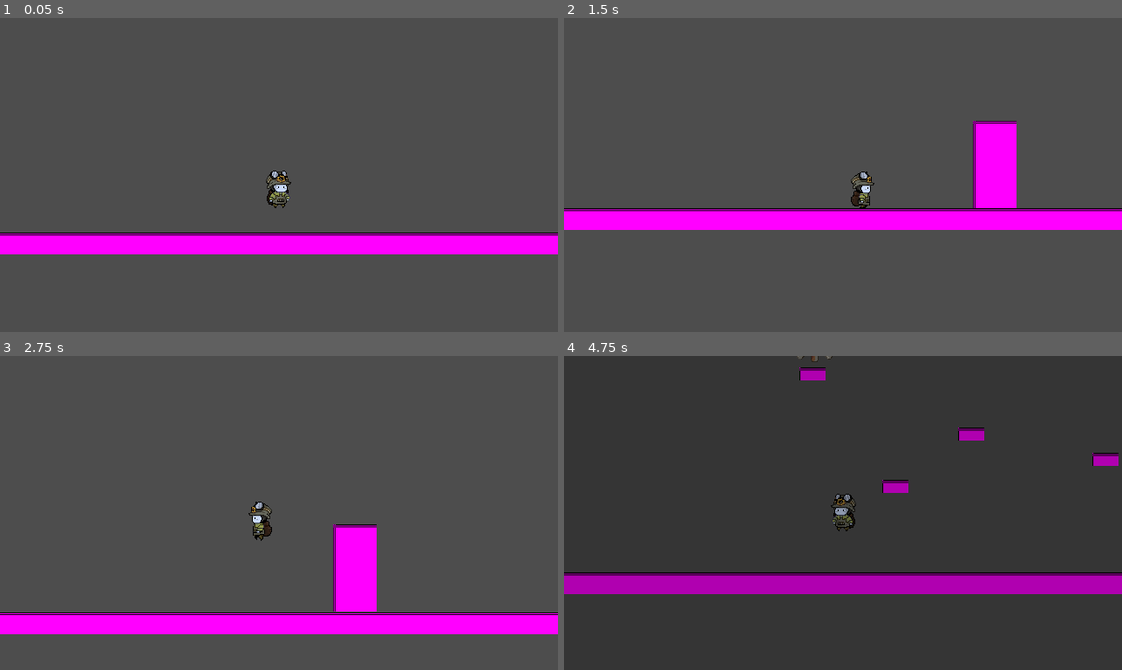
Above: before the commit, frames 1-4 (two rows, left to right).
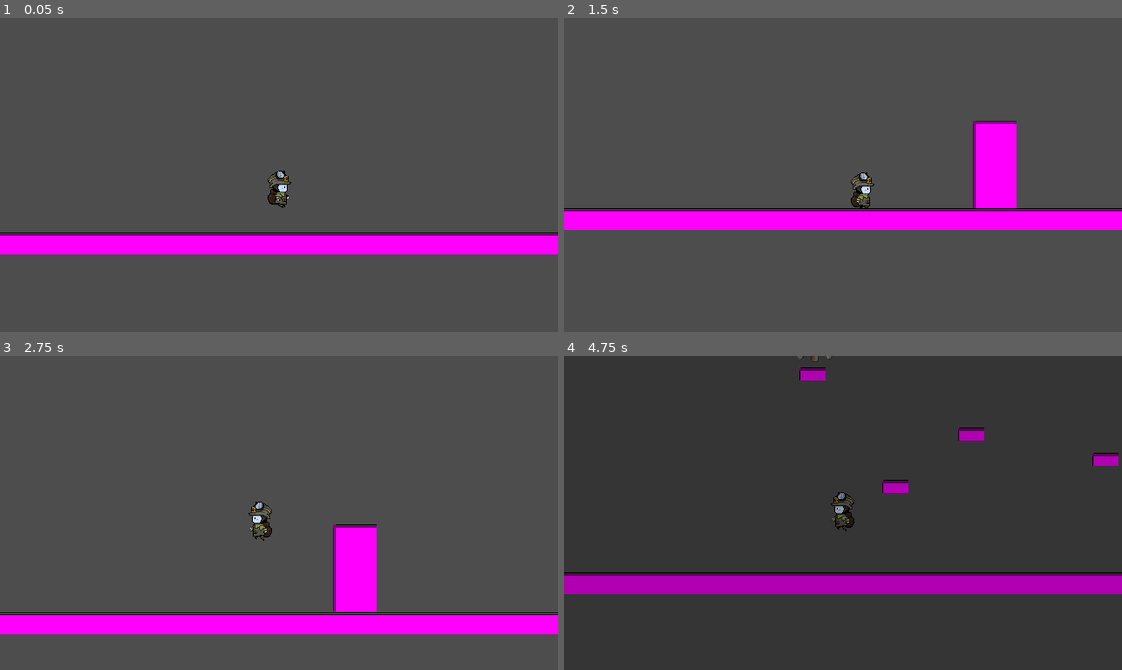
Above: after the commit, the same moments.

Repository: Tarnest/meow-meow-gj
Game: Godot game, scene res://scenes/shop/shop.tscn
Two runs of this game, one before a commit and one after it. Both use one fixed random seed, a clock stepped at 60 frames per second and the inputs below.
Inputs:
- Up to frame 1 (0.05 s): no input
- Up to frame 2 (1.5 s): hold Space (jump) 0.53-1.28 s; hold Right (move_right) from 0.53 s (still down); tap E (interact) at 1.35 s
- Up to frame 3 (2.75 s): tap Space (jump) at 1.52, 1.55, 1.82, 2.3 s; release Right (move_right) at 2.03 s; hold A (move) from 2.03 s (still down)
- Up to frame 4 (4.75 s): release A (move) at 2.78 s; hold Right (move_right) 2.78-4.28 s; tap Space (jump) at 2.85, 3.02, 3.32, 4.52, 4.55 s; hold Space (jump) 3.53-4.28 s; tap E (interact) at 3.6 s; tap A (move) at 4.35 s

The runs differ from the first frame. In frame 1, 0.3% of the frame differs, in the area x 47-52%, y 48-61%; in frame 2, 0.2%; in frame 3, less than 0.1%; in frame 4, 0.3%, in the area x 47-53%, y 43-56%.

Commit message:
Added Jump Animation

Diff:
--- a/scenes/player/player.gd
+++ b/scenes/player/player.gd
@@ -27,6 +27,7 @@
 
 	if Input.is_action_just_pressed("jump") and is_on_floor():
 		jump_velocity = -jump_speed - abs(direction_x * speed) / 3
+		animate_jump()
 	if Input.is_action_pressed("jump") and jump_timer < 0.1:
 		velocity.y = jump_velocity
 		jump_timer += delta
@@ -37,6 +38,7 @@
 		jump_velocity = 0
 	if !is_on_floor():
 		velocity.y += gravity
+		animate_fall()
 
 	direction_x = 0
 
@@ -48,3 +50,20 @@
 	velocity.x = lerpf(velocity.x, direction_x * speed, 0.1)
 
 	move_and_slide()
+
+func animate_fall() -> void:
+	if animation_player.is_playing():
+		return
+
+	match last_direction:
+		1:
+			animation_player.play("fall_right")
+		-1:
+			animation_player.play("fall_left")
+
+func animate_jump() -> void:
+	match last_direction:
+		1:
+			animation_player.play("jump_right")
+		-1:
+			animation_player.play("jump_left")
--- a/scenes/player/player.tscn
+++ b/scenes/player/player.tscn
@@ -21,6 +21,40 @@
 "values": [0]
 }
 
+[sub_resource type="Animation" id="Animation_fm80t"]
+resource_name = "fall_left"
+length = 0.2
+loop_mode = 1
+tracks/0/type = "value"
+tracks/0/imported = false
+tracks/0/enabled = true
+tracks/0/path = NodePath("Sprite2D:frame")
+tracks/0/interp = 1
+tracks/0/loop_wrap = true
+tracks/0/keys = {
+"times": PackedFloat32Array(0),
+"transitions": PackedFloat32Array(1),
+"update": 1,
+"values": [44]
+}
+
+[sub_resource type="Animation" id="Animation_gx1jg"]
+resource_name = "fall_right"
+length = 0.2
+loop_mode = 1
+tracks/0/type = "value"
+tracks/0/imported = false
+tracks/0/enabled = true
+tracks/0/path = NodePath("Sprite2D:frame")
+tracks/0/interp = 1
+tracks/0/loop_wrap = true
+tracks/0/keys = {
+"times": PackedFloat32Array(0),
+"transitions": PackedFloat32Array(1),
+"update": 1,
+"values": [20]
+}
+
 [sub_resource type="Animation" id="Animation_0owmy"]
 resource_name = "idle_right"
 tracks/0/type = "value"
@@ -54,9 +88,35 @@
 
 [sub_resource type="Animation" id="Animation_p47bc"]
 resource_name = "jump_left"
+length = 0.5
+tracks/0/type = "value"
+tracks/0/imported = false
+tracks/0/enabled = true
+tracks/0/path = NodePath("Sprite2D:frame")
+tracks/0/interp = 1
+tracks/0/loop_wrap = true
+tracks/0/keys = {
+"times": PackedFloat32Array(0, 0.1, 0.5),
+"transitions": PackedFloat32Array(1, 1, 1),
+"update": 1,
+"values": [42, 43, 44]
+}
 
 [sub_resource type="Animation" id="Animation_je7p5"]
 resource_name = "jump_right"
+length = 0.5
+tracks/0/type = "value"
+tracks/0/imported = false
+tracks/0/enabled = true
+tracks/0/path = NodePath("Sprite2D:frame")
+tracks/0/interp = 1
+tracks/0/loop_wrap = true
+tracks/0/keys = {
+"times": PackedFloat32Array(0, 0.1, 0.5),
+"transitions": PackedFloat32Array(1, 1, 1),
+"update": 1,
+"values": [18, 19, 20]
+}
 
 [sub_resource type="Animation" id="Animation_5gtgg"]
 resource_name = "walk_left"
@@ -93,6 +153,8 @@
 [sub_resource type="AnimationLibrary" id="AnimationLibrary_je7p5"]
 _data = {
 &"RESET": SubResource("Animation_75vfm"),
+&"fall_left": SubResource("Animation_fm80t"),
+&"fall_right": SubResource("Animation_gx1jg"),
 &"idle_left": SubResource("Animation_0owmy"),
 &"idle_right": SubResource("Animation_qek5x"),
 &"jump_left": SubResource("Animation_p47bc"),
--- a/scenes/player/states/idle.gd
+++ b/scenes/player/states/idle.gd
@@ -7,7 +7,8 @@
 	if Input.is_action_just_pressed("move"):
 		state_finished.emit()
 
-	animate()
+	if player.is_on_floor():
+		animate()
 
 func animate() -> void:
 	match player.last_direction:
--- a/scenes/player/states/move.gd
+++ b/scenes/player/states/move.gd
@@ -7,7 +7,8 @@
 	if !Input.is_action_pressed("move"):
 		state_finished.emit()
 
-	animate()
+	if player.is_on_floor():
+		animate()
 
 func animate() -> void:
 	match player.last_direction:
